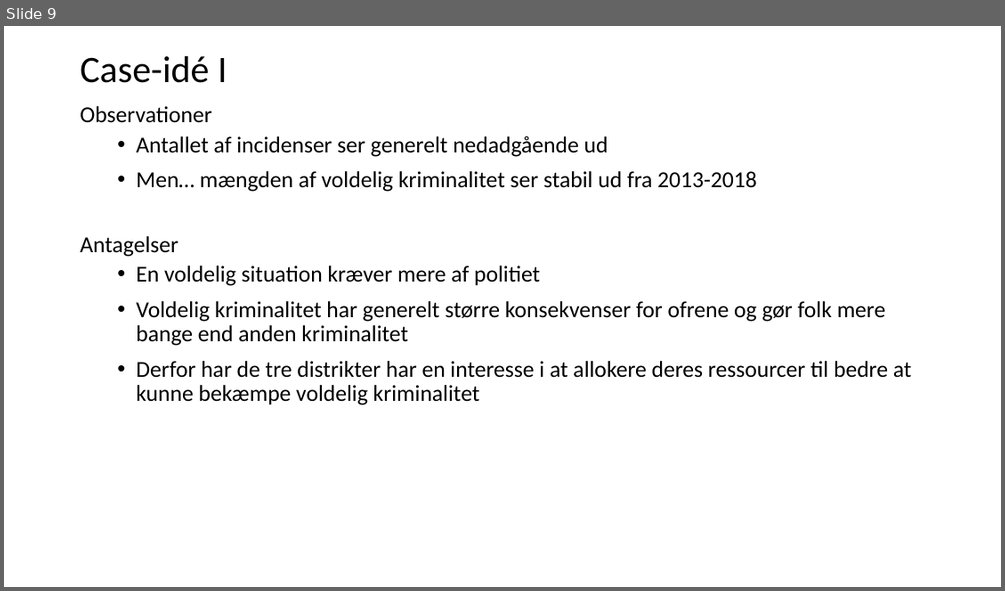
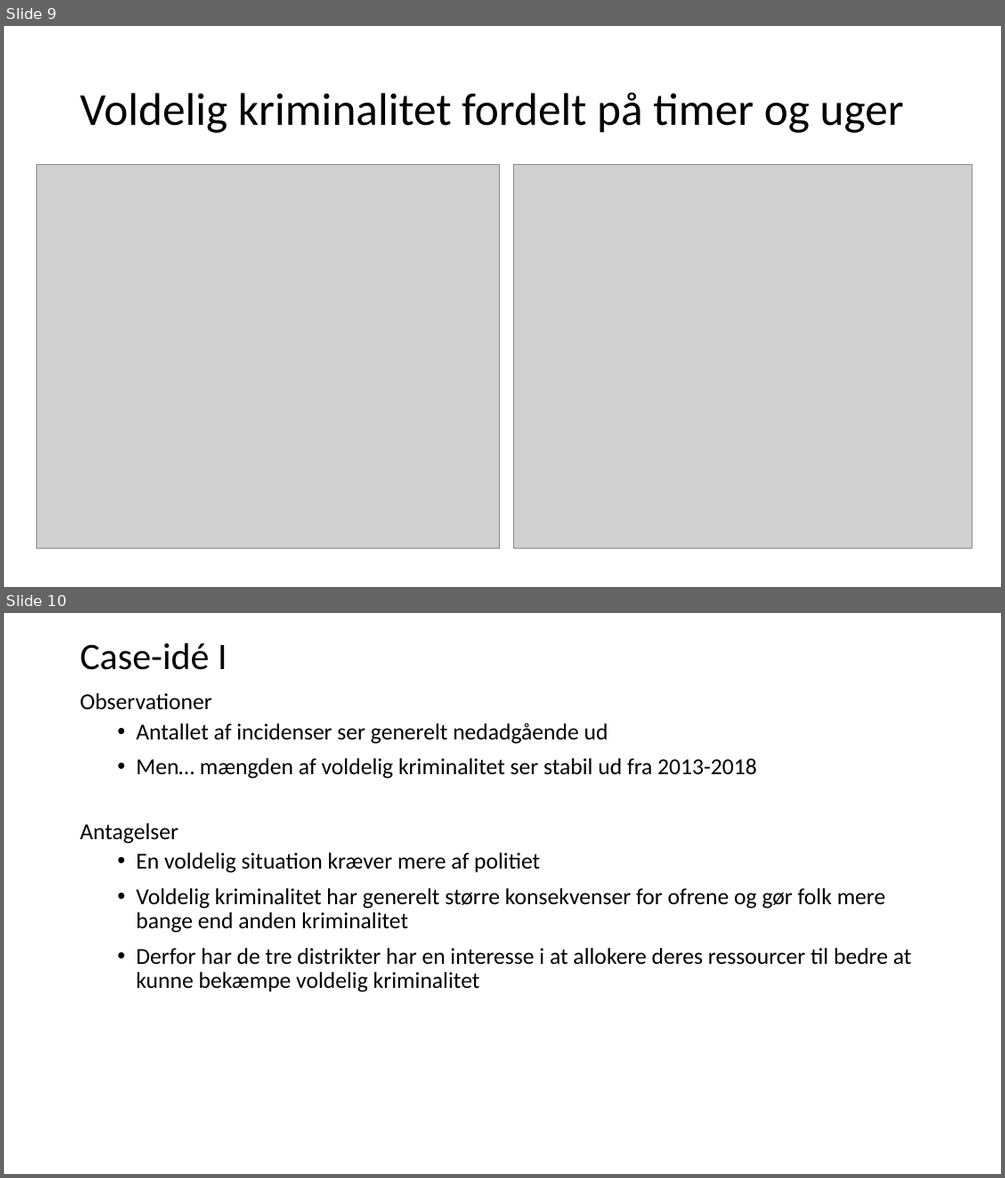
Before and after one commit to CarolineFuglsang/san_francisco_crime_data, a slide deck: presentation/San Francisco Crime Data.pptx. Shown one above the other, each under a label of ours: slide 9 before the commit, slides 9 and 10 after it. The pictures are 1005x591 and 1005x1178 pixels, drawn with LibreOffice and Linux fonts; fonts in the diff are those of the drawing; grey boxes stand for pictures. Boxes give left, top, right and bottom in pixels: in the first picture for what was removed or moved away, otherwise in the second. Text is boxed around its words. In the diff, an @@ line names an element or a change of style, - is before the commit and + after.

```diff
--- a/presentation/San Francisco Crime Data.pptx
+++ b/presentation/San Francisco Crime Data.pptx
@@ slide 9 added at bbox=[4, 26, 1001, 587], background #FFFFFF @@
@@ title added at bbox=[80, 92, 904, 133], 44 pt, text #000000 @@
+Voldelig kriminalitet fordelt på timer og uger
@@ picture added at bbox=[36, 164, 500, 548] @@
@@ picture added at bbox=[513, 164, 971, 548] @@
@@ what was slide 9 is now slide 10 @@
```
Also in this commit, not shown: 1 slide changed, 1 other slide added, 1 other file.
